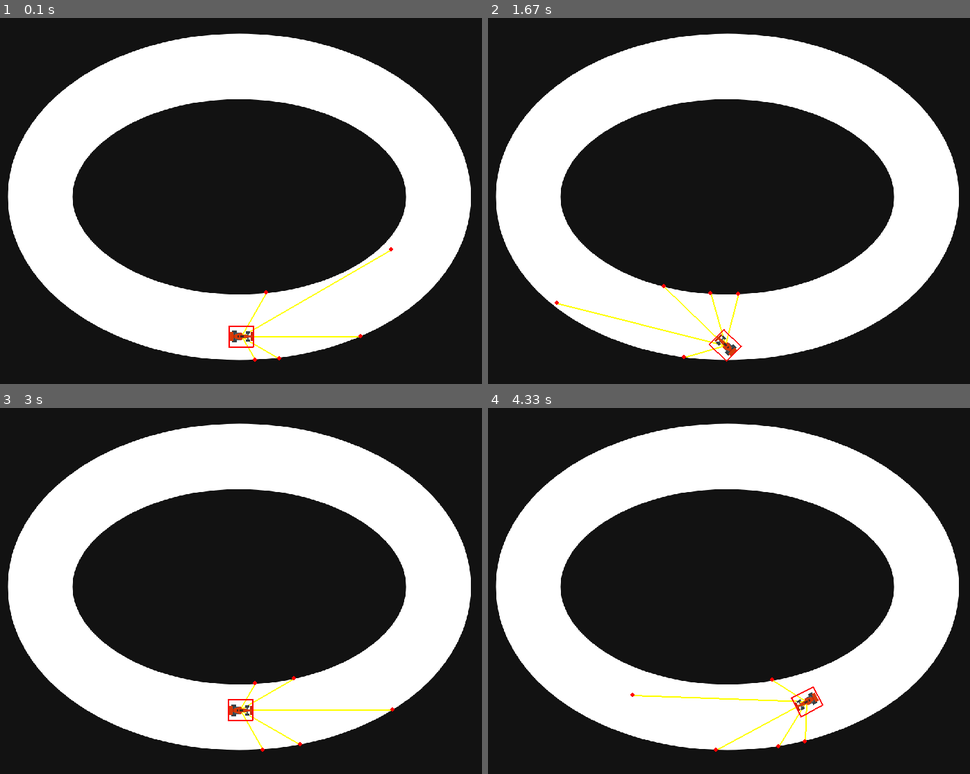
Above: before the commit, frames 1-4 (two rows, left to right).
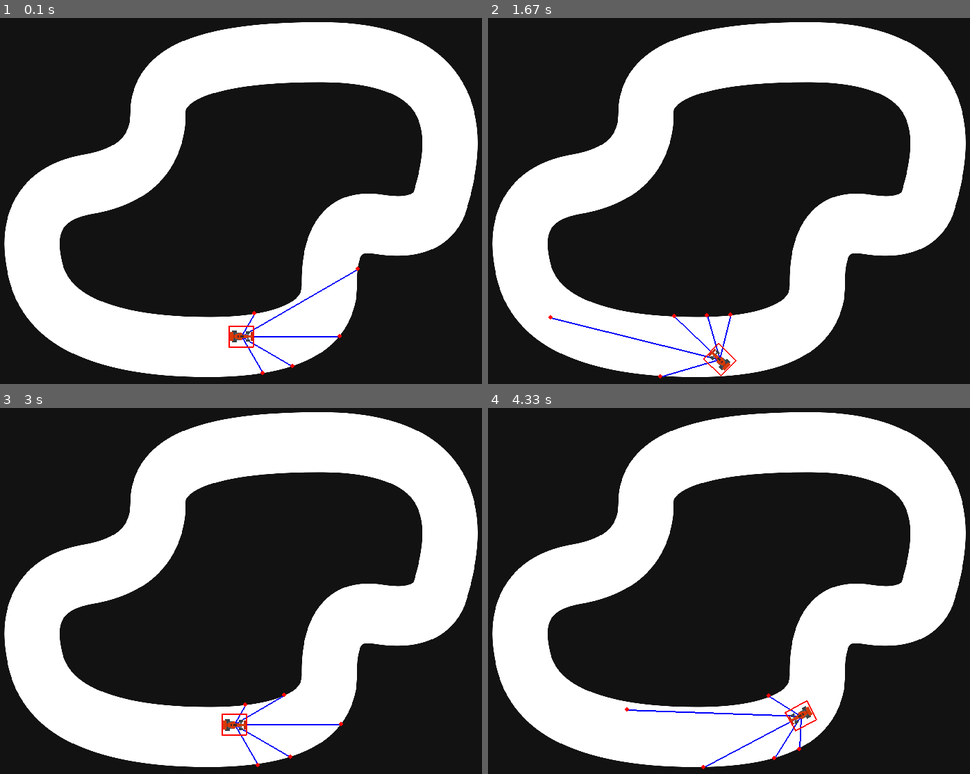
Above: after the commit, the same moments.

Repository: Amik05/ML-projects
Game: pygame game, started from testing/racer.py
The game is run twice, just before and just after one commit, with the same random seed, the same clock (stepped at 60 frames per second) and the same inputs.
Inputs:
- Up to frame 1 (0.1 s): no input
- Up to frame 2 (1.67 s): hold D 0.33-0.8 s; hold W 0.83-1.13 s; hold D 1.17-1.63 s
- Up to frame 3 (3 s): hold A 1.67-2.2 s; hold S 2.23-2.53 s; hold A 2.57-2.97 s
- Up to frame 4 (4.33 s): hold W 3-3.37 s; hold D 3.4-4.03 s; hold S from 4.07 s (still down)

The runs differ from the first frame. In frame 1, 35% of the frame differs, in the area x 0-100%, y 1-99%; in frame 2, 35%; in frame 3, 35%; in frame 4, 35%.

Commit message:
add PPO and track selection

Diff:
--- /dev/null
+++ b/testing/car_lidar_env.py
@@ -0,0 +1,169 @@
+import pygame
+import gymnasium as gym
+from gymnasium import spaces
+import numpy as np
+import math
+
+
+class CarLidarEnv(gym.Env):
+    metadata = {"render_modes": ["human"], "render_fps": 60}
+
+    def __init__(self, render_mode=None, track_num = 1):
+        super().__init__()
+        pygame.init()
+        self.WIDTH, self.HEIGHT = 800, 600
+        self.render_mode = render_mode
+        self.track_num = track_num
+
+        if render_mode == "human":
+            self.screen = pygame.display.set_mode((self.WIDTH, self.HEIGHT))
+        else:
+            self.screen = pygame.Surface((self.WIDTH, self.HEIGHT))
+
+        self.clock = pygame.time.Clock()
+
+        # Load track and car
+        self.track = pygame.image.load(f"track{self.track_num}.png").convert()
+        self.track = pygame.transform.scale(self.track, (self.WIDTH, self.HEIGHT))
+        self.car_image = pygame.image.load("car.png").convert_alpha()
+        self.car_image = pygame.transform.scale(self.car_image, (35, 30))
+        self.car_w, self.car_h = self.car_image.get_size()
+
+        # Define action and observation spaces
+        # Actions: [steer_left, steer_right, accelerate, brake]
+        self.action_space = spaces.Discrete(3)
+
+        # Observation: 5 LIDAR distances (normalized 0–1)
+        self.num_lidars = 5
+        self.observation_space = spaces.Box(low=0, high=1, shape=(self.num_lidars,), dtype=np.float32)
+
+        # Car parameters
+        self.acceleration = 0.25
+        self.friction = 0.05
+        self.turn_speed = 4
+        self.max_speed = 8
+        self.max_lidar = 250
+
+        self.reset()
+
+    # -----------------------------------
+    # Utility functions
+    # -----------------------------------
+
+    def get_rotated_hitbox(self, cx, cy, w, h, angle_deg):
+        rad = math.radians(-angle_deg)
+        cos_a, sin_a = math.cos(rad), math.sin(rad)
+        hw, hh = w / 2, h / 2
+        corners = [(-hw, -hh), (hw, -hh), (hw, hh), (-hw, hh)]
+        return [(cx + x * cos_a - y * sin_a, cy + x * sin_a + y * cos_a) for x, y in corners]
+
+    def check_collision(self, corners):
+        for (cx, cy) in corners:
+            if 0 <= cx < self.WIDTH and 0 <= cy < self.HEIGHT:
+                color = self.track.get_at((int(cx), int(cy)))[:3]
+                if color <= (100, 100, 100):
+                    return True
+        return False
+
+    def cast_lidar(self, cx, cy, angle_deg):
+        rad = math.radians(-angle_deg)
+        cos_a, sin_a = math.cos(rad), math.sin(rad)
+        for dist in range(0, self.max_lidar, 2):
+            lx = int(cx + cos_a * dist)
+            ly = int(cy + sin_a * dist)
+            if not (0 <= lx < self.WIDTH and 0 <= ly < self.HEIGHT):
+                return self.max_lidar
+            color = self.track.get_at((lx, ly))[:3]
+            if color <= (100, 100, 100):
+                return dist
+        return self.max_lidar
+
+    def get_lidar_readings(self):
+        angles = [-60, -30, 0, 30, 60]
+        readings = [self.cast_lidar(self.x, self.y, self.angle + a) / self.max_lidar for a in angles]
+        return np.array(readings, dtype=np.float32)
+
+    # -----------------------------------
+    # Core Gym methods
+    # -----------------------------------
+
+    def reset(self, seed=None, options=None):
+        super().reset(seed=seed)
+        self.x, self.y = 400, 500
+        self.angle = 0
+        self.velocity_x, self.velocity_y = 0, 0
+        self.crashed = False
+        obs = self.get_lidar_readings()
+        return obs, {}
+
+    def step(self, action):
+        # Interpret action
+        if action == 0:   # steer left
+            self.angle += self.turn_speed
+        elif action == 1:  # steer right
+            self.angle -= self.turn_speed
+        elif action == 2:  # accelerate
+            self.velocity_x += math.cos(math.radians(self.angle)) * self.acceleration
+            self.velocity_y -= math.sin(math.radians(self.angle)) * self.acceleration
+        # elif action == 3:  # brake
+        #     self.velocity_x *= 0.9
+        #     self.velocity_y *= 0.9
+
+        # Speed limiting + friction
+        speed = math.sqrt(self.velocity_x**2 + self.velocity_y**2)
+        if speed > self.max_speed:
+            scale = self.max_speed / speed
+            self.velocity_x *= scale
+            self.velocity_y *= scale
+        self.velocity_x *= (1 - self.friction)
+        self.velocity_y *= (1 - self.friction)
+
+        # Predict next position
+        next_x = self.x + self.velocity_x
+        next_y = self.y + self.velocity_y
+        corners = self.get_rotated_hitbox(next_x, next_y, self.car_w, self.car_h, self.angle)
+
+        reward = 0.1  # small positive reward for surviving
+
+        # Collision check
+        if self.check_collision(corners):
+            reward = -10.0
+            terminated = True
+            self.velocity_x = self.velocity_y = 0
+        else:
+            self.x, self.y = next_x, next_y
+            terminated = False
+
+        obs = self.get_lidar_readings()
+        truncated = False
+        info = {}
+
+        if self.render_mode == "human":
+            self.render()
+
+        return obs, reward, terminated, truncated, info
+
+    def render(self):
+        if self.render_mode != "human":
+            return
+        self.screen.blit(self.track, (0, 0))
+        # Draw lidar
+        angles = [-60, -30, 0, 30, 60]
+        for a, dist in zip(angles, self.get_lidar_readings() * self.max_lidar):
+            rad = math.radians(-self.angle - a)
+            end_x = self.x + math.cos(rad) * dist
+            end_y = self.y + math.sin(rad) * dist
+            pygame.draw.line(self.screen, (255, 255, 0), (self.x, self.y), (end_x, end_y), 2)
+        # Draw car
+        rotated_car = pygame.transform.rotate(self.car_image, self.angle)
+        rect = rotated_car.get_rect(center=(self.x, self.y))
+        self.screen.blit(rotated_car, rect.topleft)
+        pygame.display.flip()
+        self.clock.tick(self.metadata["render_fps"])
+        for event in pygame.event.get():
+            if event.type == pygame.QUIT:
+                pygame.quit()
+
+
+    def close(self):
+        pygame.quit()
--- a/testing/racer.py
+++ b/testing/racer.py
@@ -10,7 +10,7 @@
 clock = pygame.time.Clock()
 
 # --- Load assets ---
-track = pygame.image.load("track.png").convert()
+track = pygame.image.load("track2.png").convert()
 track = pygame.transform.scale(track, (WIDTH, HEIGHT))
 
 car_image = pygame.image.load("car.png").convert_alpha()
@@ -68,7 +68,7 @@
     for a in lidar_angles:
         point, dist = cast_lidar(x, y, angle + a, track_surface)
         readings.append(dist)
-        pygame.draw.line(screen, (255, 255, 0), (x, y), point, 2)
+        pygame.draw.line(screen, (0, 0, 250), (x, y), point, 2)
         pygame.draw.circle(screen, (255, 0, 0), point, 3)
     return readings
 
--- /dev/null
+++ b/testing/run_car_agent.py
@@ -0,0 +1,21 @@
+from stable_baselines3 import PPO
+from car_lidar_env import CarLidarEnv
+import time
+
+# Load trained model
+model = PPO.load("ppo_car_lidar")
+
+# Use human render to see it
+env = CarLidarEnv(render_mode="human", track_num=2)
+
+obs, _ = env.reset()
+done = False
+
+while not done:
+    action, _ = model.predict(obs)
+    obs, reward, terminated, truncated, _ = env.step(action)
+    env.render()
+    done = terminated or truncated
+    time.sleep(0.02)
+
+env.close()
--- /dev/null
+++ b/testing/teset.py
@@ -0,0 +1,6 @@
+from car_lidar_env import CarLidarEnv
+
+env = CarLidarEnv(render_mode="human")
+obs, _ = env.reset()
+print("Observation:", obs)
+env.close()
--- /dev/null
+++ b/testing/train_car_agent.py
@@ -0,0 +1,28 @@
+from stable_baselines3 import PPO
+from stable_baselines3.common.env_checker import check_env
+from car_lidar_env import CarLidarEnv
+
+# Create env (no render for faster training)
+env = CarLidarEnv(render_mode='human')
+
+# Check compatibility
+check_env(env, warn=True)
+
+# Define PPO model
+model = PPO(
+    "MlpPolicy",
+    env,
+    verbose=1,
+    learning_rate=3e-4,
+    batch_size=64,
+    n_steps=1024,
+    gamma=0.99,
+)
+
+# Train agent
+model.learn(total_timesteps=10_000)
+
+# Save model
+model.save("ppo_car_lidar")
+
+env.close()
Renamed: testing/track.png -> testing/track1.png
Binary file added: testing/track2.png
Not shown, added: testing/ppo_car_lidar.zip
